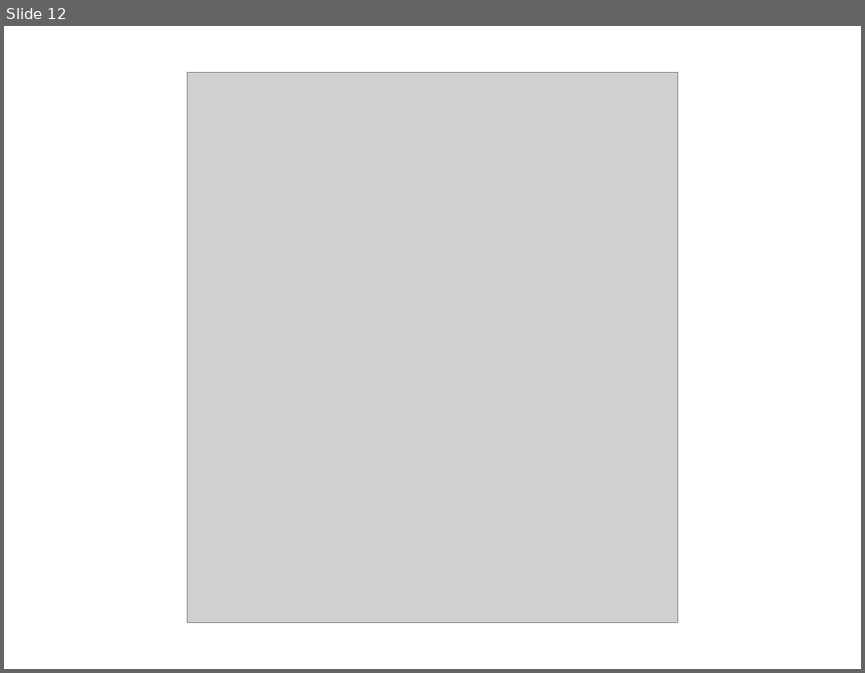
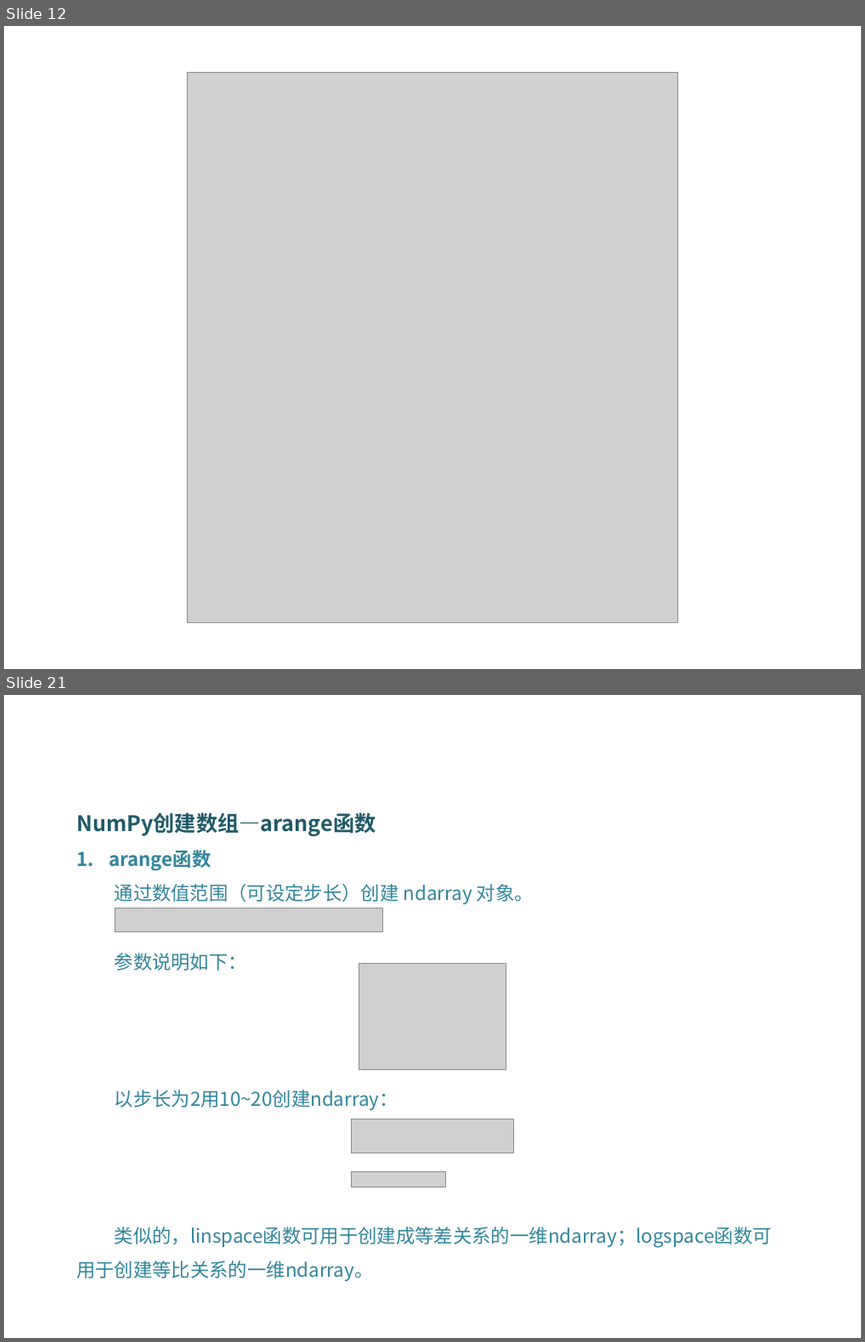
Before and after one commit to DataScienceCoding/Python-Data-Analysis, a slide deck: Python-Data-Analysis.pptx. Shown one above the other, each under a label of ours: slide 12 before the commit, slides 12 and 21 after it; the slides between them are not shown. The pictures are 865x673 and 865x1342 pixels, drawn with LibreOffice and Linux fonts; fonts in the diff are those of the drawing; grey boxes stand for pictures; background and template pictures are left out. Boxes give left, top, right and bottom in pixels: in the first picture for what was removed or moved away, otherwise in the second. Text is boxed around its words. In the diff, an @@ line names an element or a change of style, - is before the commit and + after.

```diff
--- a/Python-Data-Analysis.pptx
+++ b/Python-Data-Analysis.pptx
@@ slide 21 added at (4,695,861,1338), background picture (left out) @@
@@ text added at (76,812,772,1281), 16 pt, text #31859C @@
+NumPy创建数组—arange函数
+1. arange函数
+通过数值范围（可设定步长）创建 ndarray 对象。
+参数说明如下：
+以步长为2用10~20创建ndarray：
+类似的，linspace函数可用于创建成等差关系的一维ndarray；logspace函数可用于创建等比关系的一维ndarray。
@@ picture added at (115,908,383,931) @@
@@ picture added at (359,964,506,1069) @@
@@ picture added at (351,1118,513,1152) @@
@@ picture added at (351,1171,445,1187) @@
```
Also in this commit, not shown: 27 other slides added, 5 other files.
